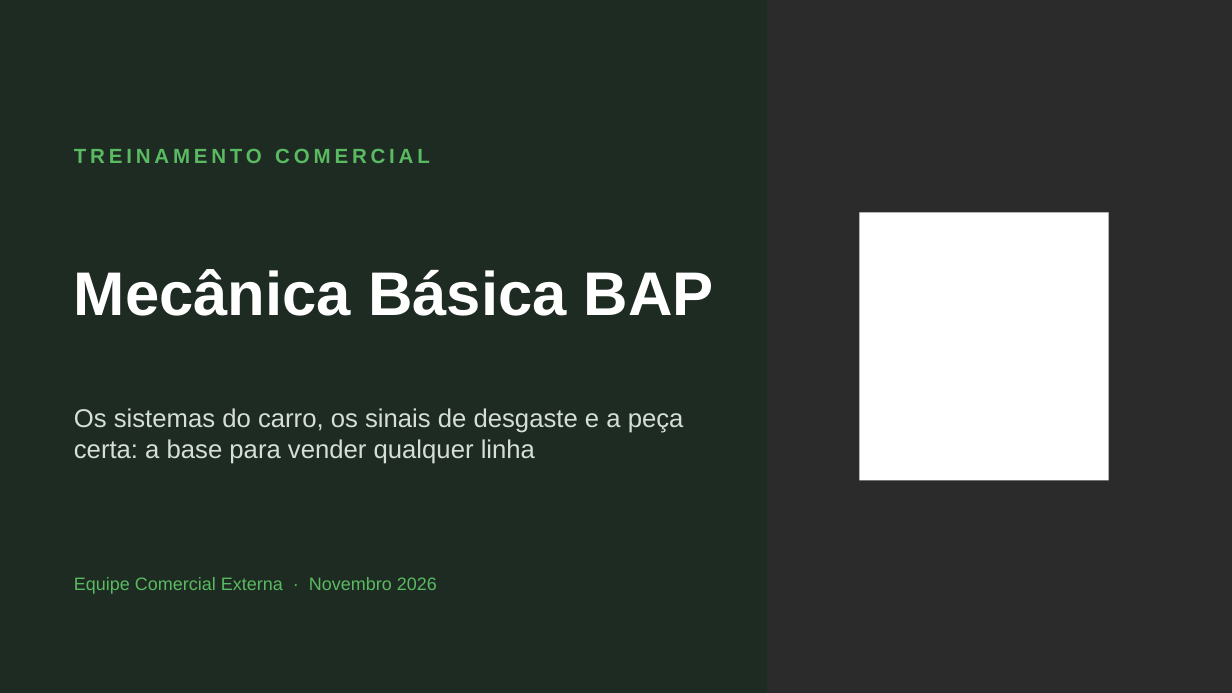
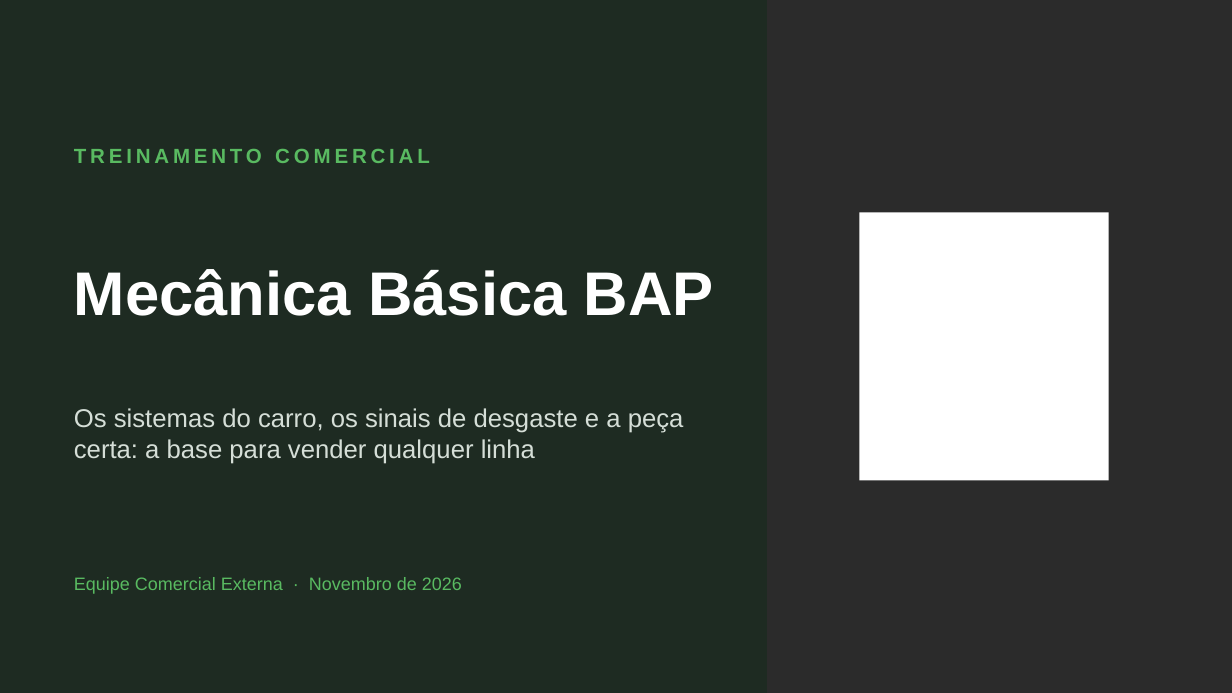
Before and after one commit to aloirr/bapajudacatalogo, a slide deck: slide 1 of catalogo_grafico/simulacoes/T-0032/AMOSTRA_Treinamento_Mecanica_Basica_BAP.pptx. Drawn at 1232x693 pixels with LibreOffice and Linux fonts; fonts in the diff are those of the drawing; background and template pictures are left out; a plain dark background stands for a picture behind light text. Boxes give left, top, right and bottom in pixels: in the first picture for what was removed or moved away, otherwise in the second. Text is boxed around its words. In the diff, an @@ line names an element or a change of style, - is before the commit and + after.

```diff
--- a/catalogo_grafico/simulacoes/T-0032/AMOSTRA_Treinamento_Mecanica_Basica_BAP.pptx
+++ b/catalogo_grafico/simulacoes/T-0032/AMOSTRA_Treinamento_Mecanica_Basica_BAP.pptx
@@ text at bbox=[74, 577, 462, 594]: text changed @@
-Equipe Comercial Externa · Novembro 2026
+Equipe Comercial Externa · Novembro de 2026
```
Also in this commit, not shown: 5 other slides changed, 10 other files.
